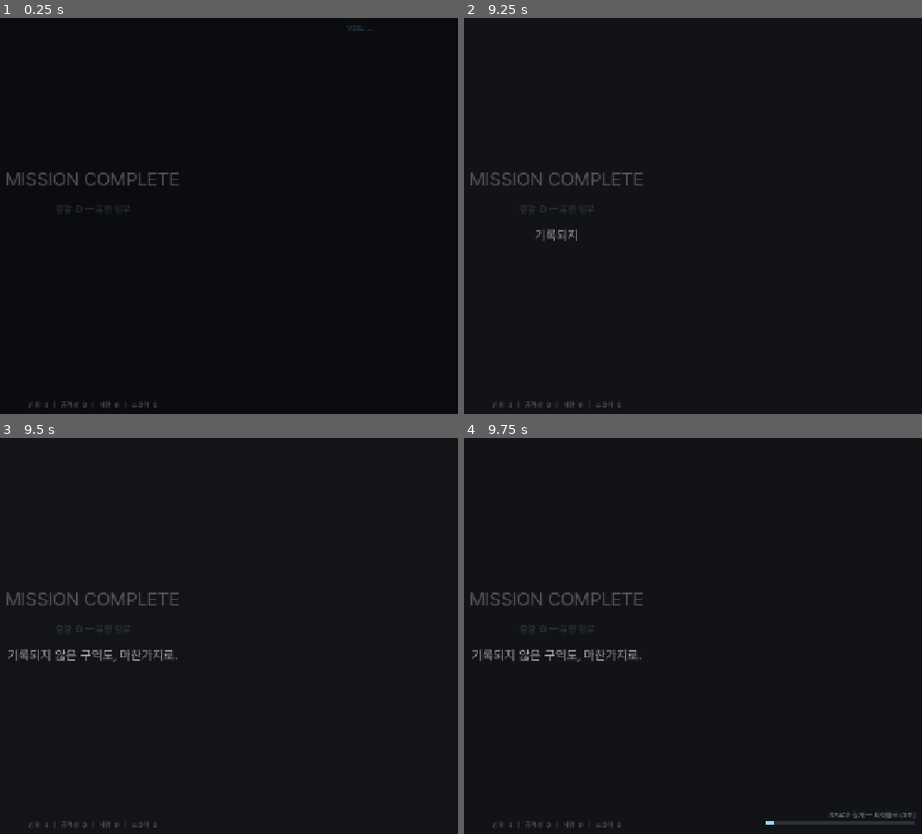
Above: before the commit, frames 1-4 (two rows, left to right).
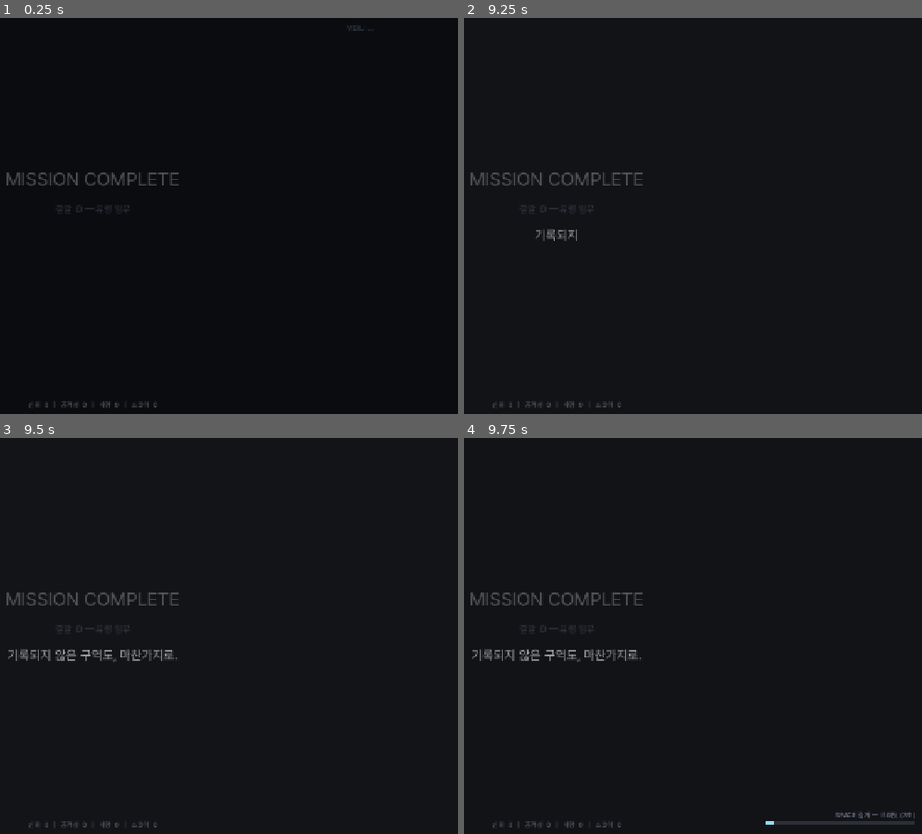
Above: after the commit, the same moments.

Repository: soomin007/EyesOnYou
Game: Godot game, scene res://scenes/ending.tscn
The game is run twice, just before and just after one commit, with the same random seed, the same clock (stepped at 60 frames per second) and the same inputs. This scene is started directly instead of the project's main scene.
Inputs (mouse positions are in pixels of both pictures, inside the frame that each line leads up to):
- Up to frame 1 (0.25 s): no input
- Up to frame 2 (9.25 s): tap Enter (ui_accept) at 0.5, 1.25, 1.55, 2, 3.5, 4.25, 4.55, 7.55 s; move the mouse to (720, 196) at 0.52 s; hold J (attack) 0.53-1.28 s; hold D (move_right) 0.53-2.03 s; click (720, 196) at 0.67 s; tap W (jump) at 0.77, 1.07, 1.52, 1.82, 2.3, 2.85, 3.02, 3.32, 3.77, 4.07, 4.52, 4.82, 5.3, 6.02, 6.32, 6.77, 7.07, 7.52, 7.82, 8.3, 9.02 s; tap Shift (dash) at 0.8, 1.35, 3.8, 4.35, 6.8, 8.85 s; move the mouse to (outside the picture) at 1.27 s; click (outside the picture) at 1.42 s; move the mouse to (628, 124) at 2.02 s; hold A (move_left) 2.03-2.78 s; hold Enter (ui_accept) 2.03-2.78 s; click (628, 124) at 2.17 s; move the mouse to (518, 299) at 2.77 s; hold D (move_right) 2.78-4.28 s; click (518, 299) at 2.92 s; tap J (attack) at 3.05, 6.05, 9.05 s; move the mouse to (780, 279) at 3.52 s; hold J (attack) 3.53-4.28 s; click (780, 279) at 3.67 s; tap Escape (pause) at 4.15 s; move the mouse to (outside the picture) at 4.27 s; hold A (move_left) 4.28-5.03 s; click (outside the picture) at 4.42 s; tap Q (skill) at 4.9 s; move the mouse to (592, 216) at 5.02 s; hold D (move_right) 5.03-5.78 s; hold Enter (ui_accept) 5.03-5.78 s; click (592, 216) at 5.17 s; move the mouse to (outside the picture) at 5.77 s; hold A (move_left) 5.78-7.28 s; tap E at 5.85 s; click (outside the picture) at 5.92 s; move the mouse to (720, 196) at 6.52 s; tap Space at 6.6 s; click (720, 196) at 6.67 s; move the mouse to (outside the picture) at 7.27 s; hold D (move_right) from 7.28 s (still down); tap K at 7.35 s; click (outside the picture) at 7.42 s; move the mouse to (628, 124) at 8.02 s; hold J (attack) 8.03-8.78 s; click (628, 124) at 8.17 s; move the mouse to (518, 299) at 8.77 s; click (518, 299) at 8.92 s
- Up to frame 3 (9.5 s): keep holding D (move_right); tap W (jump) at 9.32 s
- Up to frame 4 (9.75 s): move the mouse to (780, 699) at 9.52 s; release D (move_right) at 9.53 s; hold A (move_left) from 9.53 s (still down); hold Enter (ui_accept) from 9.53 s (still down); click (780, 699) at 9.67 s

Frames 1-3 are identical in both runs. In frame 4, 0.1% of the frame differs, in the area x 79-99%, y 94-97%.

Commit message:
feat(audio,credits): BGM 5트랙 + 크레딧 시스템 + 튜토리얼 키캡 회귀 수정
- BgmPlayer autoload 신설 — Glass Protocol/Cold Gear/Cold Wire/Chrome Grit/Gravity Static
  5트랙 crossfade 재생. Suno 생성 BPM 점진 증가 시리즈를 게임 흐름에 매핑
  (타이틀·튜토리얼=메인, 외곽·외벽=Cold Gear, 시설 내부=Cold Wire, 보스=Chrome Grit,
  ???=Gravity Static).
- Stage.gd 라우트별 트랙 dict + _apply_bgm_for_current_route().
- Title/Tutorial/Ending에서 트랙 호출. 마스터 볼륨 슬라이더가 BGM에 즉시 반영.
- Credits.gd + scenes/credits.tscn — 자동 스크롤 크레딧. scene 모드(엔딩→크레딧→타이틀)
  + overlay 모드(설정 탭) 둘 다 지원.
- 설정 탭에 "크레딧" 탭 추가 — 보기 버튼으로 overlay 띄움.
- Tutorial.gd: _make_keycap에 allow_pad_style 추가 — 키보드 모드의 A/B/X/Y 글자가
  Xbox 색으로 잘못 그려지던 버그 차단. _make_attack_sign_dynamic 신설로 사격 표지에서
  마우스 좌클릭 픽토그램이 사라진 회귀 복원.
- Stage.gd _purge_subtitles() — ARCTURUS 문서 닫은 직후 직전 자막의 zombie fade가
  outro와 겹쳐 보이던 문제 수정. 큐 + 현재 layer + drain timer 일괄 폐기.

Co-Authored-By: Claude Opus 4.7 (1M context) <noreply@anthropic.com>

Diff:
--- a/project.godot
+++ b/project.godot
@@ -19,6 +19,7 @@
 [autoload]
 
 GameState="*res://scripts/GameState.gd"
+BgmPlayer="*res://scripts/BgmPlayer.gd"
 
 [display]
 
--- /dev/null
+++ b/scenes/credits.tscn
@@ -0,0 +1,10 @@
+[gd_scene load_steps=2 format=3]
+
+[ext_resource type="Script" path="res://scripts/Credits.gd" id="1"]
+
+[node name="Credits" type="Control"]
+anchors_preset = 15
+anchor_right = 1.0
+anchor_bottom = 1.0
+mouse_filter = 0
+script = ExtResource("1")
--- /dev/null
+++ b/scripts/BgmPlayer.gd
@@ -0,0 +1,104 @@
+extends Node
+
+# 단일 BGM 재생기. autoload — scene 전환에도 살아남는다.
+# 두 개의 AudioStreamPlayer로 crossfade. 트랙별 키:
+#   main_theme    : Glass Protocol — 타이틀/튜토리얼/크레딧 (느린 BPM, 메인 테마)
+#   early         : Cold Gear      — 외곽/외벽 초중반 맵 (BPM ↑)
+#   mid_late      : Cold Wire      — 중후반 맵 (BPM ↑↑)
+#   boss          : Chrome Grit    — 보스전 (가장 빠른 BPM)
+#   hidden        : Gravity Static — ??? 방
+#
+# Suno로 생성된 4트랙(메인→보스)은 BPM이 점진적으로 빨라지게 배치된 시리즈.
+# 게임 진행 흐름과 매칭 — 사용자 의도를 BGM 트랙 순서로 살림.
+
+const TRACKS: Dictionary = {
+	"main_theme":    "res://assets/bgm/Glass Protocol.mp3",
+	"early":         "res://assets/bgm/Cold Gear.mp3",
+	"mid_late":      "res://assets/bgm/Cold Wire.mp3",
+	"boss":          "res://assets/bgm/Chrome Grit.mp3",
+	"hidden":        "res://assets/bgm/Gravity Static.mp3",
+}
+
+const FADE_IN: float = 1.2
+const FADE_OUT: float = 0.9
+const BASE_DB: float = -8.0     # 1.0 master에서 적당히 들리도록
+const SILENT_DB: float = -80.0
+
+var _players: Array[AudioStreamPlayer] = []
+var _active_idx: int = 0
+var _current_track: String = ""
+var _tween_in: Tween = null
+var _tween_out: Tween = null
+
+func _ready() -> void:
+	process_mode = Node.PROCESS_MODE_ALWAYS
+	for i in 2:
+		var p := AudioStreamPlayer.new()
+		p.bus = "Master"
+		p.volume_db = SILENT_DB
+		add_child(p)
+		_players.append(p)
+
+# 트랙 전환. 같은 트랙이면 재시작하지 않음 (장면 전환 시 끊기지 않게).
+func play(track_id: String) -> void:
+	if track_id == _current_track and _players[_active_idx].playing:
+		return
+	if not TRACKS.has(track_id):
+		stop()
+		return
+	var path: String = TRACKS[track_id]
+	var stream: AudioStream = load(path) as AudioStream
+	if stream == null:
+		return
+	# MP3는 명시적으로 loop=true 지정해야 자동 반복.
+	if stream is AudioStreamMP3:
+		(stream as AudioStreamMP3).loop = true
+	_current_track = track_id
+	var next_idx: int = (_active_idx + 1) % 2
+	var prev: AudioStreamPlayer = _players[_active_idx]
+	var next: AudioStreamPlayer = _players[next_idx]
+	if _tween_in != null and _tween_in.is_valid():
+		_tween_in.kill()
+	if _tween_out != null and _tween_out.is_valid():
+		_tween_out.kill()
+	next.stream = stream
+	next.volume_db = SILENT_DB
+	next.play()
+	_tween_in = create_tween()
+	_tween_in.tween_property(next, "volume_db", _target_db(), FADE_IN)
+	if prev.playing:
+		_tween_out = create_tween()
+		_tween_out.tween_property(prev, "volume_db", SILENT_DB, FADE_OUT)
+		_tween_out.tween_callback(Callable(prev, "stop"))
+	_active_idx = next_idx
+
+func stop() -> void:
+	_current_track = ""
+	if _tween_in != null and _tween_in.is_valid():
+		_tween_in.kill()
+	if _tween_out != null and _tween_out.is_valid():
+		_tween_out.kill()
+	for p in _players:
+		if p.playing:
+			var tw := create_tween()
+			tw.tween_property(p, "volume_db", SILENT_DB, FADE_OUT)
+			tw.tween_callback(Callable(p, "stop"))
+
+# 마스터 볼륨 슬라이더 변경 시 호출 — 현재 재생 중인 트랙 dB만 즉시 갱신.
+func refresh_volume() -> void:
+	if _current_track == "":
+		return
+	if _active_idx >= _players.size():
+		return
+	var active: AudioStreamPlayer = _players[_active_idx]
+	# 페이드인 진행 중이면 tween을 죽이고 곧장 목표 dB로.
+	if _tween_in != null and _tween_in.is_valid():
+		_tween_in.kill()
+	active.volume_db = _target_db()
+
+func _target_db() -> float:
+	var v: float = clampf(GameState.master_volume, 0.0, 1.0)
+	if v <= 0.001:
+		return SILENT_DB
+	# linear → dB. 0.5 master ≈ -6dB on top of BASE_DB.
+	return BASE_DB + linear_to_db(v)
--- /dev/null
+++ b/scripts/Credits.gd
@@ -0,0 +1,183 @@
+extends Control
+
+# 크레딧 화면. 두 가지 모드 지원:
+#   - standalone scene (game ending → credits → title)
+#       set_meta("mode", "scene") 또는 기본값. 끝나면 Title로 이동.
+#   - overlay (Settings에서 "크레딧 보기" → 그 자리에서 닫기)
+#       open_as_overlay()로 진입. closed signal로 닫힘 알림.
+#
+# 본 화면은 단순 자동 스크롤 + ESC/뒤로 / SPACE / 클릭으로 종료.
+
+signal closed
+
+# 크레딧 본문. ANNOTATIONS:
+#  · [HEADER]   : 큰 글자 (섹션 헤더)
+#  · [SUB]      : 회색 작은 글자 (보조)
+#  · 빈 줄      : 간격
+#  · 그 외      : 본문 18pt
+# 마무리에 "감사합니다" 큰 글자 + 페이드.
+const CREDITS_LINES: Array[String] = [
+	"[HEADER]EYES ON YOU",
+	"[SUB]VEIL과 함께하는 임무",
+	"",
+	"",
+	"[HEADER]Direction & Code",
+	"soomin007",
+	"",
+	"",
+	"[HEADER]VEIL",
+	"문장 · 흐름 · 신뢰도 톤",
+	"",
+	"",
+	"[HEADER]Music",
+	"Glass Protocol — 메인 테마",
+	"Cold Gear — 외곽 / 외벽",
+	"Cold Wire — 시설 내부",
+	"Chrome Grit — SENTINEL",
+	"Gravity Static — ???",
+	"[SUB]All tracks generated with Suno",
+	"",
+	"",
+	"[HEADER]Engine",
+	"Godot 4.6",
+	"[SUB]GL Compatibility · Web Export",
+	"",
+	"",
+	"[HEADER]Font",
+	"Pretendard",
+	"",
+	"",
+	"[HEADER]With thanks to",
+	"부스에 들렀던 모든 플레이어",
+	"끝까지 따라와 준 당신",
+	"",
+	"",
+	"",
+	"[BIG]감사합니다",
+	"",
+	"",
+	"[SUB]— END —",
+]
+
+const SCROLL_SPEED: float = 36.0   # px / sec
+const SCROLL_FAST_MULT: float = 4.0  # SPACE 누르고 있으면 빨리 감기
+const TOP_GAP: float = 720.0
+const BOTTOM_GAP: float = 240.0
+
+var _is_overlay: bool = false
+var _scroll: VBoxContainer
+var _scroll_y: float = 0.0
+var _content_height: float = 0.0
+var _finished: bool = false
+var _hint_label: Label
+# 진입 직후 입력 lockout — 게임 종료 후 점프 연타가 즉시 크레딧을 닫는 사고 방지.
+var _input_lockout_t: float = GameState.INPUT_LOCKOUT_DURATION
+
+func _ready() -> void:
+	process_mode = Node.PROCESS_MODE_ALWAYS
+	mouse_filter = Control.MOUSE_FILTER_STOP
+	set_anchors_preset(Control.PRESET_FULL_RECT)
+	# 어두운 배경. 오버레이 모드에선 dim, scene 모드에선 솔리드.
+	var bg := ColorRect.new()
+	bg.color = Color(0.03, 0.035, 0.05, 1.0) if not _is_overlay else Color(0, 0, 0, 0.92)
+	bg.set_anchors_preset(Control.PRESET_FULL_RECT)
+	bg.mouse_filter = Control.MOUSE_FILTER_IGNORE
+	add_child(bg)
+	# 스크롤 컨테이너 — 자식들을 위에서 아래로 쌓고 _scroll_y 만큼 위로 밀어 올림.
+	# anchor_preset 없이 절대 좌표만 — VBox는 자식이 추가되며 자동으로 세로로 자란다.
+	_scroll = VBoxContainer.new()
+	_scroll.add_theme_constant_override("separation", 6)
+	_scroll.position = Vector2(0, TOP_GAP)
+	_scroll.size = Vector2(1280, 0)
+	_scroll.alignment = BoxContainer.ALIGNMENT_BEGIN
+	add_child(_scroll)
+	_build_lines()
+	# 안내 — 우하단. ESC/뒤로 = 즉시 종료, SPACE 길게 = 빨리 감기 (overlay/scene 동일).
+	_hint_label = Label.new()
+	_hint_label.text = _hint_text()
+	_hint_label.add_theme_font_size_override("font_size", 12)
+	_hint_label.add_theme_color_override("font_color", Color(0.55, 0.6, 0.7))
+	_hint_label.position = Vector2(960, 686)
+	_hint_label.size = Vector2(300, 18)
+	_hint_label.horizontal_alignment = HORIZONTAL_ALIGNMENT_RIGHT
+	add_child(_hint_label)
+	GameState.input_kind_changed.connect(_on_input_kind_changed)
+	# scene 모드 진입에서도 main_theme이 부드럽게 이어지도록 (이미 같은 트랙이면 무시됨).
+	BgmPlayer.play("main_theme")
+
+func _on_input_kind_changed(_kind: String) -> void:
+	if is_instance_valid(_hint_label):
+		_hint_label.text = _hint_text()
+
+func _hint_text() -> String:
+	return GameState.hint(
+		"SPACE 빨리 감기 · ESC 닫기",
+		"A 빨리 감기 · B 닫기")
+
+func _build_lines() -> void:
+	for raw in CREDITS_LINES:
+		var line: String = raw
+		var l := Label.new()
+		l.horizontal_alignment = HORIZONTAL_ALIGNMENT_CENTER
+		l.size_flags_horizontal = Control.SIZE_EXPAND_FILL
+		l.autowrap_mode = TextServer.AUTOWRAP_WORD_SMART
+		if line.begins_with("[HEADER]"):
+			l.text = line.substr("[HEADER]".length())
+			l.add_theme_font_size_override("font_size", 26)
+			l.add_theme_color_override("font_color", Color(0.95, 0.95, 0.95))
+		elif line.begins_with("[SUB]"):
+			l.text = line.substr("[SUB]".length())
+			l.add_theme_font_size_override("font_size", 14)
+			l.add_theme_color_override("font_color", Color(0.55, 0.62, 0.72))
+		elif line.begins_with("[BIG]"):
+			l.text = line.substr("[BIG]".length())
+			l.add_theme_font_size_override("font_size", 36)
+			l.add_theme_color_override("font_color", Color(0.95, 0.95, 0.95))
+		elif line.is_empty():
+			l.custom_minimum_size = Vector2(0, 14)
+		else:
+			l.text = line
+			l.add_theme_font_size_override("font_size", 18)
+			l.add_theme_color_override("font_color", Color(0.85, 0.88, 0.92))
+		_scroll.add_child(l)
+	# 컨테이너의 정확한 높이는 layout 후에야 계산됨. 다음 프레임에 측정.
+	call_deferred("_measure_content")
+
+func _measure_content() -> void:
+	_content_height = _scroll.size.y
+
+func _process(delta: float) -> void:
+	if _input_lockout_t > 0.0:
+		_input_lockout_t -= delta
+	if _finished:
+		return
+	var speed: float = SCROLL_SPEED
+	if Input.is_action_pressed("ui_skip") or Input.is_action_pressed("jump") or Input.is_action_pressed("ui_accept"):
+		speed *= SCROLL_FAST_MULT
+	_scroll_y += speed * delta
+	_scroll.position.y = TOP_GAP - _scroll_y
+	# 끝까지 다 올라갔으면 자동 종료.
+	if _content_height > 0.0 and _scroll_y >= _content_height + BOTTOM_GAP:
+		_finish()
+
+func _unhandled_input(event: InputEvent) -> void:
+	if _input_lockout_t > 0.0:
+		return
+	if event.is_action_pressed("ui_cancel"):
+		_finish()
+		get_viewport().set_input_as_handled()
+
+func _finish() -> void:
+	if _finished:
+		return
+	_finished = true
+	if _is_overlay:
+		emit_signal("closed")
+		return
+	# scene 모드 — 타이틀로.
+	GameState.reset()
+	get_tree().change_scene_to_file(SceneRouter.TITLE)
+
+# Settings에서 호출. closed 시그널을 듣고 부모가 free하면 됨.
+func open_as_overlay() -> void:
+	_is_overlay = true
--- a/scripts/Ending.gd
+++ b/scripts/Ending.gd
@@ -55,10 +55,12 @@
 		sub_title_label.modulate.a = 0.3
 		_setup_ending_d_atmosphere()
 	_build_hold_hint()
+	# 보스전 BGM(Chrome Grit)에서 메인 테마(Glass Protocol)로 — 임무 종료 톤.
+	BgmPlayer.play("main_theme")
 	_start_line()
 
 func _hold_hint_text() -> String:
-	return GameState.hint("SPACE 길게 — 타이틀로 (3초)", "A 길게 — 타이틀로 (3초)")
+	return GameState.hint("SPACE 길게 — 크레딧 (3초)", "A 길게 — 크레딧 (3초)")
 
 func _on_input_kind_changed(_kind: String) -> void:
 	if hold_hint != null:
@@ -182,8 +184,8 @@
 			if hold_progress_bar != null:
 				hold_progress_bar.size.x = 260.0 * clamp(hold_progress / HOLD_TO_QUIT_DURATION, 0.0, 1.0)
 			if hold_progress >= HOLD_TO_QUIT_DURATION:
-				GameState.reset()
-				get_tree().change_scene_to_file(SceneRouter.TITLE)
+				# 결말 → 크레딧. 크레딧 종료 시 GameState.reset() 후 타이틀로.
+				get_tree().change_scene_to_file(SceneRouter.CREDITS)
 				return
 		else:
 			hold_progress = max(0.0, hold_progress - delta * 1.5)  # 손 떼면 빠르게 줄어듦
--- a/scripts/SceneRouter.gd
+++ b/scripts/SceneRouter.gd
@@ -10,6 +10,7 @@
 const DEATH: String     = "res://scenes/death.tscn"
 const ENDING: String    = "res://scenes/ending.tscn"
 const SETTINGS: String  = "res://scenes/settings.tscn"
+const CREDITS: String   = "res://scenes/credits.tscn"
 
 static func go(tree: SceneTree, path: String) -> void:
 	tree.change_scene_to_file(path)
--- a/scripts/Settings.gd
+++ b/scripts/Settings.gd
@@ -96,6 +96,7 @@
 
 	tabs.add_child(_build_keybind_tab())
 	tabs.add_child(_build_av_tab())
+	tabs.add_child(_build_credits_tab())
 	tabs.add_child(_build_debug_tab())
 
 	var divider2 := ColorRect.new()
@@ -278,11 +279,59 @@
 	section_b.add_child(_make_volume_row("마스터 볼륨", "master"))
 	section_b.add_child(_make_volume_row("효과음 볼륨", "sfx"))
 	var note := Label.new()
-	note.text = "사운드는 추후 추가 예정 — 슬라이더는 미리 노출."
+	note.text = "마스터는 BGM에 즉시 반영. 효과음 슬라이더는 미리 노출(추후 SFX 연결)."
 	note.add_theme_font_size_override("font_size", 12)
 	note.add_theme_color_override("font_color", Color(0.55, 0.6, 0.7))
 	section_b.add_child(note)
 	return outer
+
+# 크레딧 탭 — 패널에서 직접 띄우는 오버레이. Settings를 닫지 않고 그 위에 겹쳐 띄움.
+func _build_credits_tab() -> Control:
+	var outer := MarginContainer.new()
+	outer.name = "크레딧"
+	outer.add_theme_constant_override("margin_left", 16)
+	outer.add_theme_constant_override("margin_right", 16)
+	outer.add_theme_constant_override("margin_top", 18)
+	outer.add_theme_constant_override("margin_bottom", 18)
+	var v := VBoxContainer.new()
+	v.add_theme_constant_override("separation", 14)
+	outer.add_child(v)
+	v.add_child(_make_section_header("크레딧"))
+	var note := Label.new()
+	note.text = "제작·음악·폰트 등 이 게임에 들어간 것들. 게임 마지막에도 자동으로 한 번 흐름.\n오버레이로 띄워서 ESC로 즉시 닫을 수 있어요."
+	note.add_theme_font_size_override("font_size", 13)
+	note.add_theme_color_override("font_color", Color(0.62, 0.72, 0.85))
+	note.autowrap_mode = TextServer.AUTOWRAP_WORD_SMART
+	v.add_child(note)
+	var open_btn := Button.new()
+	open_btn.text = "크레딧 보기"
+	open_btn.custom_minimum_size = Vector2(220, 40)
+	open_btn.add_theme_font_size_override("font_size", 14)
+	open_btn.pressed.connect(_on_credits_open_pressed)
+	v.add_child(open_btn)
+	return outer
+
+var credits_overlay: Control = null
+
+func _on_credits_open_pressed() -> void:
+	if credits_overlay != null:
+		return
+	var packed := load(SceneRouter.CREDITS) as PackedScene
+	if packed == null:
+		return
+	credits_overlay = packed.instantiate()
+	credits_overlay.process_mode = Node.PROCESS_MODE_ALWAYS
+	# overlay 모드 진입 — 닫혀도 scene 전환 없이 emit_signal("closed")만.
+	if credits_overlay.has_method("open_as_overlay"):
+		credits_overlay.open_as_overlay()
+	add_child(credits_overlay)
+	if credits_overlay.has_signal("closed"):
+		credits_overlay.closed.connect(_on_credits_closed)
+
+func _on_credits_closed() -> void:
+	if credits_overlay != null:
+		credits_overlay.queue_free()
+		credits_overlay = null
 
 func _make_section_header(text: String) -> Label:
 	var l := Label.new()
@@ -339,6 +388,8 @@
 func _on_volume_changed(value: float, kind: String) -> void:
 	if kind == "master":
 		GameState.master_volume = value
+		# BGM autoload — 마스터 볼륨 즉시 반영(다음 트랙 전환까지 기다리지 않게).
+		BgmPlayer.refresh_volume()
 	else:
 		GameState.sfx_volume = value
 	GameState.save_settings()
--- a/scripts/Stage.gd
+++ b/scripts/Stage.gd
@@ -42,6 +42,9 @@
 func _ready() -> void:
 	add_to_group("stage")
 	GameState.player_hp = GameState.player_max_hp
+	# BGM — 맵별 트랙 선택. ??? 방은 Gravity Static, 보스 맵은 Chrome Grit,
+	# 그 외에는 stage_index 기반으로 Cold Gear(초중반)/Cold Wire(중후반) 분기.
+	_apply_bgm_for_current_route()
 	# ??? 맵은 적/가시/골이 없는 정적 시퀀스 맵 (별도 로직)
 	if GameState.current_route_id == "route_hidden":
 		_build_hidden_archive()
@@ -61,6 +64,28 @@
 	_build_lever_puzzles()
 	if GameState.playground_active:
 		add_child(PlaygroundOverlay.new())
+
+# 맵 → BGM 트랙 매핑.
+# BPM 점진 증가 (Glass→Cold Gear→Cold Wire→Chrome Grit) 순서를 stage 진행과 매칭.
+# 외곽·외벽·지하 통로(초중반): early. 시설 내부(중후반): mid_late. 보스: boss. ???: hidden.
+const _ROUTE_TRACKS: Dictionary = {
+	"route_back_alley": "early",
+	"route_rooftops":   "early",
+	"route_subway":     "early",
+	"route_watchtower": "early",
+	"route_sewers":     "early",
+	"route_cooling":    "mid_late",
+	"route_ward":       "mid_late",
+	"route_datacenter": "mid_late",
+	"route_blackout":   "mid_late",
+	"route_escape":     "mid_late",
+	"route_lab":        "boss",
+	"route_hidden":     "hidden",
+}
+
+func _apply_bgm_for_current_route() -> void:
+	var track: String = str(_ROUTE_TRACKS.get(GameState.current_route_id, "early"))
+	BgmPlayer.play(track)
 
 func _load_world_meta() -> void:
 	# MapData를 먼저 한 번 lookup해서 세계 차원·골·카메라 모드 결정.
@@ -642,6 +667,11 @@
 
 var _subtitle_queue: Array = []
 var _subtitle_active: bool = false
+# 현재 화면에 떠있는 자막 layer/timer 참조 — 큐 클리어 시 이 두 개도 같이 정리해야
+# paused 동안 멈춰있던 fade-out tween이 풀린 뒤 다음 자막과 겹치지 않는다.
+# (사용자 보고: 이스터에그 문서 닫고 나서 직전 자막이 outro 자막 위에 살아남음)
+var _subtitle_active_layer: CanvasLayer = null
+var _subtitle_drain_timer: SceneTreeTimer = null
 
 func _show_veil_subtitle(message: String, duration: float) -> void:
 	# 자막 큐 — 여러 줄을 빠르게 호출해도 겹치지 않고 차례로 표시.
@@ -649,9 +679,25 @@
 	if not _subtitle_active:
 		_drain_subtitles()
 
+# 큐 + 현재 표시 중인 자막을 모두 폐기. arcturus 문서 진입처럼 paused 시작 전
+# 화면을 깨끗이 비워야 하는 상황에서 호출. 자막 layer를 즉시 free해 paused 해제 후
+# 잔재 fade-out이 새 자막과 겹치는 것을 차단.
+func _purge_subtitles() -> void:
+	_subtitle_queue.clear()
+	_subtitle_active = false
+	if _subtitle_active_layer != null and is_instance_valid(_subtitle_active_layer):
+		_subtitle_active_layer.queue_free()
+	_subtitle_active_layer = null
+	# 진행 중이던 _drain timer가 살아 있다면 _drain_subtitles 콜백을 끊는다.
+	if _subtitle_drain_timer != null and is_instance_valid(_subtitle_drain_timer):
+		if _subtitle_drain_timer.timeout.is_connected(_drain_subtitles):
+			_subtitle_drain_timer.timeout.disconnect(_drain_subtitles)
+	_subtitle_drain_timer = null
+
 func _drain_subtitles() -> void:
 	if _subtitle_queue.is_empty():
 		_subtitle_active = false
+		_subtitle_drain_timer = null
 		return
 	_subtitle_active = true
 	var item: Dictionary = _subtitle_queue.pop_front()
@@ -659,7 +705,8 @@
 	_display_veil_subtitle(str(item.get("message", "")), dur)
 	# fade in 0.3 + show + fade out 0.5 + small gap 0.2
 	var total: float = 0.3 + dur + 0.5 + 0.2
-	get_tree().create_timer(total).timeout.connect(_drain_subtitles)
+	_subtitle_drain_timer = get_tree().create_timer(total)
+	_subtitle_drain_timer.timeout.connect(_drain_subtitles)
 
 func _display_veil_subtitle(message: String, duration: float) -> void:
 	# 보스/wide 화면에서 자막이 좌측에 치우쳐 보이던 문제 — 절대 좌표 (140, 110)
@@ -667,6 +714,9 @@
 	var msg_layer := CanvasLayer.new()
 	msg_layer.layer = 20
 	add_child(msg_layer)
+	# _purge_subtitles가 즉시 free 시킬 수 있도록 참조 보관. 다음 자막이 시작되거나
+	# 자기 자신의 fade-out tween이 끝나면 자연스럽게 null로 돌아감.
+	_subtitle_active_layer = msg_layer
 	var holder := Control.new()
 	holder.set_anchors_preset(Control.PRESET_TOP_WIDE)
 	holder.offset_top = 96.0
@@ -689,7 +739,13 @@
 	tw.tween_property(l, "modulate:a", 1.0, 0.3)
 	tw.tween_interval(duration)
 	tw.tween_property(l, "modulate:a", 0.0, 0.5)
-	tw.tween_callback(msg_layer.queue_free)
+	tw.tween_callback(func() -> void:
+		if is_instance_valid(msg_layer):
+			msg_layer.queue_free()
+		# 자기가 active_layer였다면 참조 정리. (_purge가 먼저 다른 layer로 바꿔놨으면 건드리지 않음)
+		if _subtitle_active_layer == msg_layer:
+			_subtitle_active_layer = null
+	)
 
 # 보스전 전용 강조 자막 — 일반 _show_veil_subtitle보다 큰 폰트 + 어두운 박스 배경 +
 # 색상으로 위험도 차등화. 화면 중앙 위쪽에 배치해 폭발 효과/총알 위에서도 인지 가능.
@@ -2803,10 +2859,10 @@
 # 5초 hold 완료 — ArcturusDocumentOverlay (풀스크린 문서 + 카메라 스크롤 + 시간 정지).
 func _start_arcturus_sequence() -> void:
 	GameState.restrict_combat_input = true
-	# 큐에 남아 있던 ward foreshadow 자막 정리 — paused 동안 timer가 멈췄다가
-	# 풀린 뒤 누적 자막이 한꺼번에 흐르며 outro와 겹치는 현상 차단.
-	_subtitle_queue.clear()
-	_subtitle_active = false
+	# 큐 + 현재 표시 중인 자막 layer까지 모두 폐기. 단순 _subtitle_queue.clear()는
+	# 이미 화면에 fade-in/out 진행 중이던 Label은 못 잡아서, paused가 풀린 뒤에도
+	# zombie tween이 outro 자막과 함께 떠 있던 문제(사용자 보고)가 있었다.
+	_purge_subtitles()
 	var doc := ArcturusDocumentOverlay.new()
 	doc.name = "ArcturusDoc"
 	add_child(doc)
--- a/scripts/Title.gd
+++ b/scripts/Title.gd
@@ -30,6 +30,8 @@
 	GameState.seen_enemies.clear()
 	GameState.save_settings()
 	GameState.input_kind_changed.connect(_on_input_kind_changed)
+	# 메인 테마(Glass Protocol) — 타이틀/모드 선택/튜토리얼까지 동일 트랙 유지.
+	BgmPlayer.play("main_theme")
 	_build_description_panel()
 	_set_state(STATE_MAIN)
 
--- a/scripts/Tutorial.gd
+++ b/scripts/Tutorial.gd
@@ -83,6 +83,8 @@
 	GameState.player_hp = GameState.player_max_hp
 	# 레벨업이 둘째 처치 직후 트리거되도록 XP 직전치까지 채워둠
 	GameState.player_xp = GameState.XP_PER_LEVEL - 2
+	# 튜토리얼은 메인 테마 그대로. (타이틀에서 이미 main_theme이면 같은 트랙이라 끊기지 않음)
+	BgmPlayer.play("main_theme")
 
 	_build_background()
 	_build_ground()
@@ -270,7 +272,8 @@
 	# 플랫폼 아래쪽에 표시 — JUMP_PICKUP(초록 마름모, y=270)이 위에 있어서
 	# 위쪽에 두면 겹침. 발판(y=310) 아래 y=400에 배치 → 위에서 내려보면 명확.
 	sign_drop = _make_keycap_sign(["S"], ["↓"], "내려가기", Vector2(JUMP_PLATFORM_3.x, JUMP_PLATFORM_3.y + 90.0))
-	sign_attack = _make_keycap_sign(["J"], ["X", "RT"], "사격", Vector2(1750.0, GROUND_Y - 200.0))
+	# 사격 표지는 키보드 모드에서 "마우스 좌클릭 + J" 두 입력이 동등함을 보여줘야 함 — 마우스 픽토그램 포함.
+	sign_attack = _make_attack_sign_dynamic(["J"], ["X", "RT"], "사격", Vector2(1750.0, GROUND_Y - 200.0))
 	sign_dash = _make_keycap_sign(["SHIFT"], ["B"], "대시", Vector2(SPIKE_X_START + 100.0, GROUND_Y - 200.0))
 	# 레벨업 표지는 "스킬 획득" 알림용으로만 사용 — 진입 안내는 오버레이가 직접 함.
 	sign_levelup = Label.new()
@@ -317,12 +320,25 @@
 	holder.add_child(l)
 	return holder
 
-func _populate_keycap_hbox(hbox: HBoxContainer, kb_keys: Array, pad_keys: Array) -> void:
+func _populate_keycap_hbox(hbox: HBoxContainer, kb_keys: Array, pad_keys: Array, with_mouse: bool = false) -> void:
 	for c in hbox.get_children():
 		c.queue_free()
-	var keys: Array = pad_keys if GameState.is_pad_mode() else kb_keys
+	var is_pad: bool = GameState.is_pad_mode()
+	# 사격 표지는 키보드 모드에서만 마우스 좌클릭 픽토그램 + 슬래시 + J 키캡 — 두 입력 동등함을
+	# 한 줄에 표현. 패드 모드에선 X / RT 두 패드 버튼만 표시.
+	if with_mouse and not is_pad:
+		hbox.add_child(_make_mouse_icon(true))
+		var slash := Label.new()
+		slash.text = "/"
+		slash.add_theme_font_size_override("font_size", 22)
+		slash.add_theme_color_override("font_color", Color(0.62, 0.68, 0.78))
+		slash.size_flags_vertical = Control.SIZE_SHRINK_CENTER
+		hbox.add_child(slash)
+	var keys: Array = pad_keys if is_pad else kb_keys
 	for k in keys:
-		hbox.add_child(_make_keycap(str(k)))
+		# allow_pad_style=true는 패드 모드일 때만 — 키보드 "A"/"B" 같은 글자가 Xbox A/B 색으로
+		# 잘못 표시되던 버그(사용자 보고: AD 이동 표지 키보드 모드에서도 A가 초록 둥근 버튼) 차단.
+		hbox.add_child(_make_keycap(str(k), is_pad))
 
 func _refresh_keycap_signs() -> void:
 	for sign in [sign_move, sign_jump, sign_drop, sign_dash, sign_attack, sign_skill]:
@@ -333,7 +349,37 @@
 		var hbox: HBoxContainer = sign.get_meta("hbox") as HBoxContainer
 		if hbox == null:
 			continue
-		_populate_keycap_hbox(hbox, sign.get_meta("kb_keys", []), sign.get_meta("pad_keys", []))
+		var with_mouse: bool = bool(sign.get_meta("with_mouse", false))
+		_populate_keycap_hbox(hbox, sign.get_meta("kb_keys", []), sign.get_meta("pad_keys", []), with_mouse)
+
+# 사격 표지(input-mode 따라 동적). 키보드: 마우스 좌클릭 + / + J. 패드: X / RT 패드 버튼.
+# _populate_keycap_hbox(with_mouse=true)가 좌클릭 픽토그램을 자동으로 prepend 한다.
+func _make_attack_sign_dynamic(kb_keys: Array, pad_keys: Array, label_text: String, pos: Vector2) -> Control:
+	var holder := Control.new()
+	holder.position = pos - Vector2(160, 60)
+	holder.size = Vector2(320, 96)
+	holder.mouse_filter = Control.MOUSE_FILTER_IGNORE
+	add_child(holder)
+	var hbox := HBoxContainer.new()
+	hbox.add_theme_constant_override("separation", 10)
+	hbox.position = Vector2(0, 0)
+	hbox.size = Vector2(320, 56)
+	hbox.alignment = BoxContainer.ALIGNMENT_CENTER
+	holder.add_child(hbox)
+	holder.set_meta("hbox", hbox)
+	holder.set_meta("kb_keys", kb_keys)
+	holder.set_meta("pad_keys", pad_keys)
+	holder.set_meta("with_mouse", true)
+	_populate_keycap_hbox(hbox, kb_keys, pad_keys, true)
+	var l := Label.new()
+	l.text = label_text
+	l.add_theme_font_size_override("font_size", 14)
+	l.add_theme_color_override("font_color", Color(0.62, 0.68, 0.78))
+	l.position = Vector2(0, 64)
+	l.size = Vector2(320, 24)
+	l.horizontal_alignment = HORIZONTAL_ALIGNMENT_CENTER
+	holder.add_child(l)
+	return holder
 
 # 사격 표지 — 마우스 그림(좌버튼만 빨강) + 보조 키 J 키캡 + 한 단어.
 func _make_attack_sign(pos: Vector2) -> Control:
@@ -412,9 +458,10 @@
 	holder.add_child(wheel)
 	return holder
 
-func _make_keycap(text: String) -> Control:
+func _make_keycap(text: String, allow_pad_style: bool = true) -> Control:
 	# Xbox 패드 키 (A/B/X/Y/LB/RB/D-Pad/START)는 동그란 컬러 버튼으로.
-	var pad_col: Variant = _xbox_button_color(text)
+	# allow_pad_style=false면 (키보드 모드의 "A"/"B" 같은 글자) Xbox 색을 적용하지 않음.
+	var pad_col: Variant = _xbox_button_color(text) if allow_pad_style else null
 	if pad_col != null:
 		return _make_xbox_button(text, pad_col)
 	var box := PanelContainer.new()
Not shown, added: assets/bgm/Chrome Grit.mp3.import
Not shown, added: assets/bgm/Cold Gear.mp3.import
Not shown, added: assets/bgm/Cold Wire.mp3.import
Not shown, added: assets/bgm/Glass Protocol.mp3.import
Not shown, added: assets/bgm/Gravity Static.mp3.import
Not shown, added: scripts/BgmPlayer.gd.uid
Not shown, added: scripts/Credits.gd.uid
Not shown, added: assets/bgm/Chrome Grit.mp3
Not shown, added: assets/bgm/Cold Gear.mp3
Not shown, added: assets/bgm/Cold Wire.mp3
Not shown, added: assets/bgm/Glass Protocol.mp3
Not shown, added: assets/bgm/Gravity Static.mp3
(and 1 more such lines)
